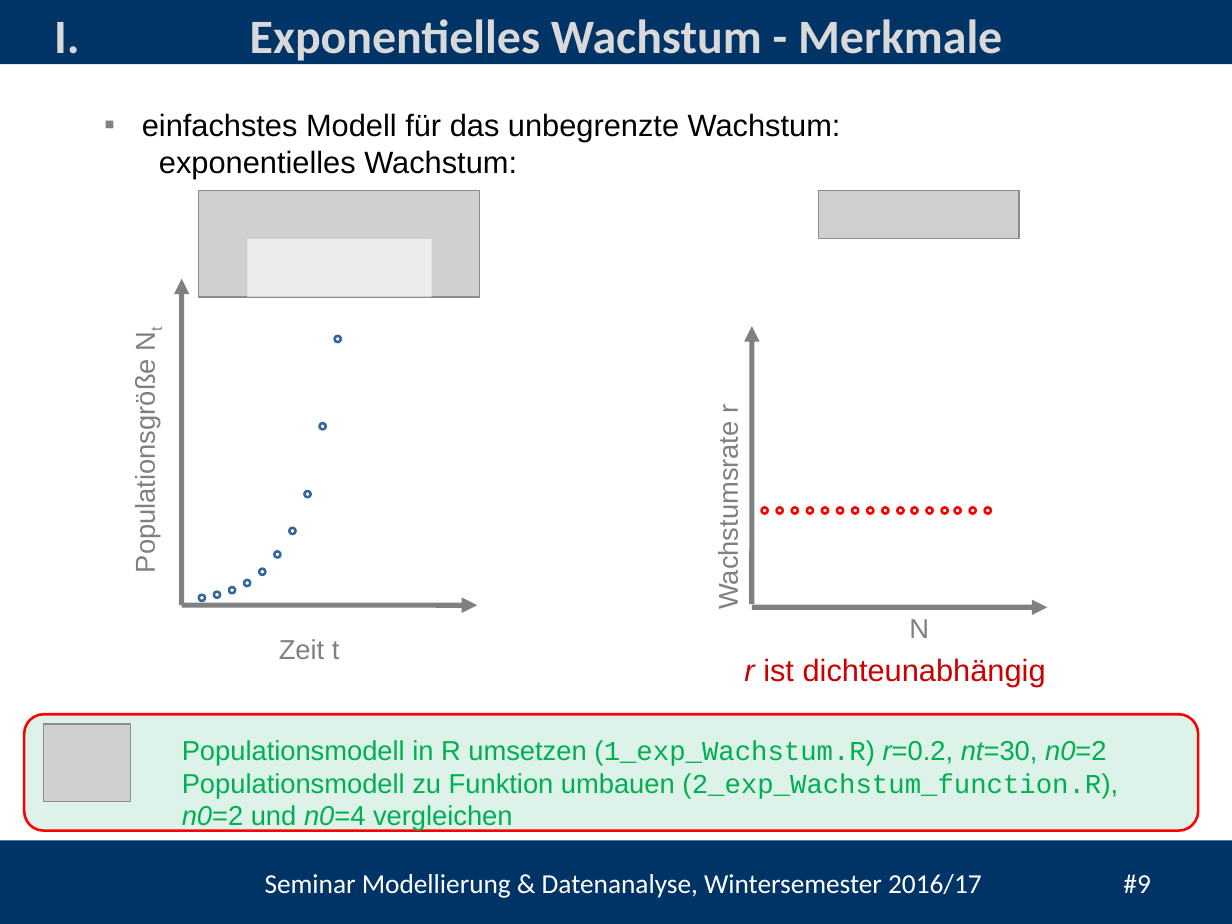
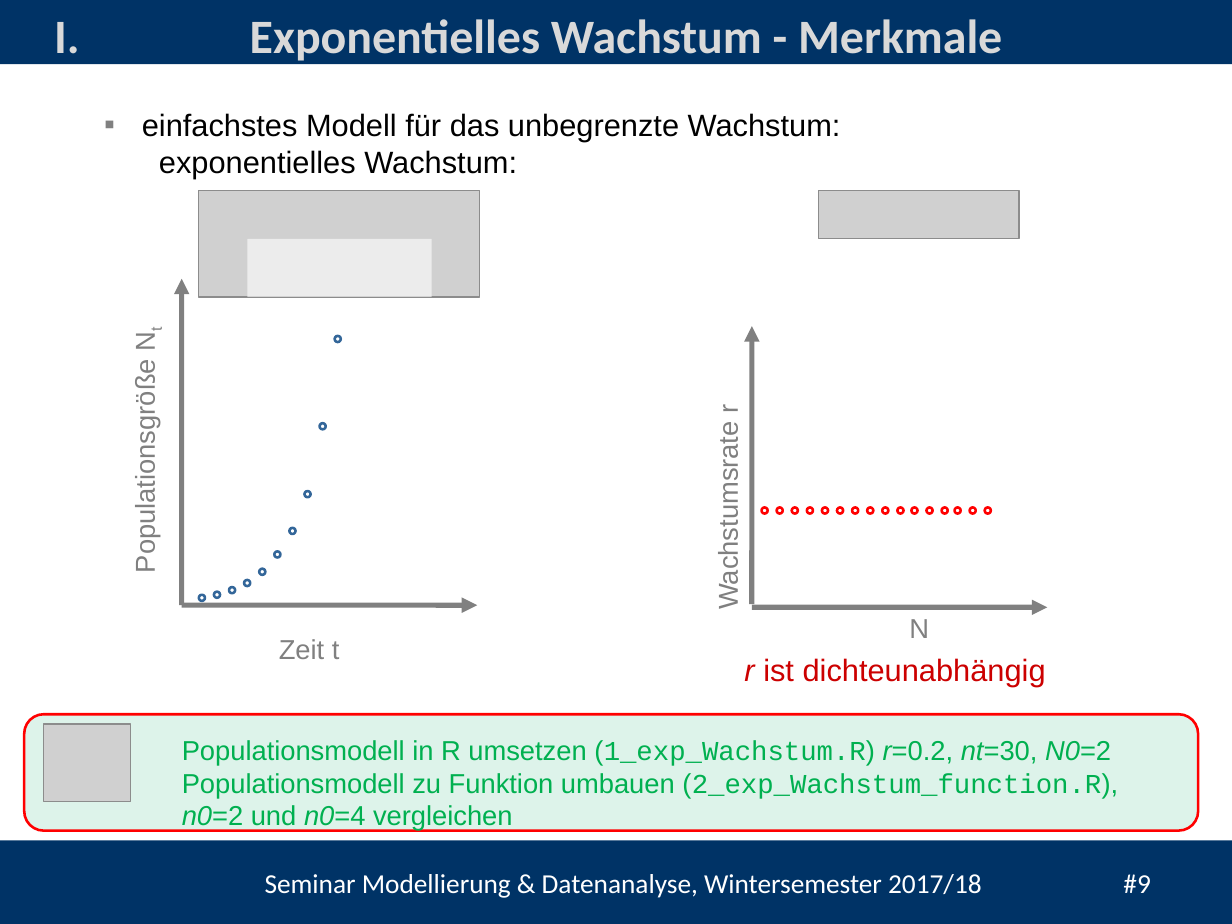
Before and after one commit to heistermann/Einf_Modellierung, a slide deck: slide 9 of Termin_2/folien/Termin_2_Populationsmodelle.pptx. Drawn at 1232x924 pixels with LibreOffice and Linux fonts; fonts in the diff are those of the drawing; grey boxes stand for pictures; background and template pictures are left out. Boxes give left, top, right and bottom in pixels: in the first picture for what was removed or moved away, otherwise in the second. Text is boxed around its words. In the diff, an @@ line names an element or a change of style, - is before the commit and + after.

```diff
--- a/Termin_2/folien/Termin_2_Populationsmodelle.pptx
+++ b/Termin_2/folien/Termin_2_Populationsmodelle.pptx
@@ text at (182, 740, 1111, 765): text changed @@
-Populationsmodell in R umsetzen (1_exp_Wachstum.R) r=0.2, nt=30, n0=2
+Populationsmodell in R umsetzen (1_exp_Wachstum.R) r=0.2, nt=30, N0=2
@@ text at (265, 874, 1150, 898): text changed @@
-Seminar Modellierung & Datenanalyse, Wintersemester 2016/17 #9
+Seminar Modellierung & Datenanalyse, Wintersemester 2017/18 #9
```
Also in this commit, not shown: 5 other slides changed, 1 slide added, 4 other files.
